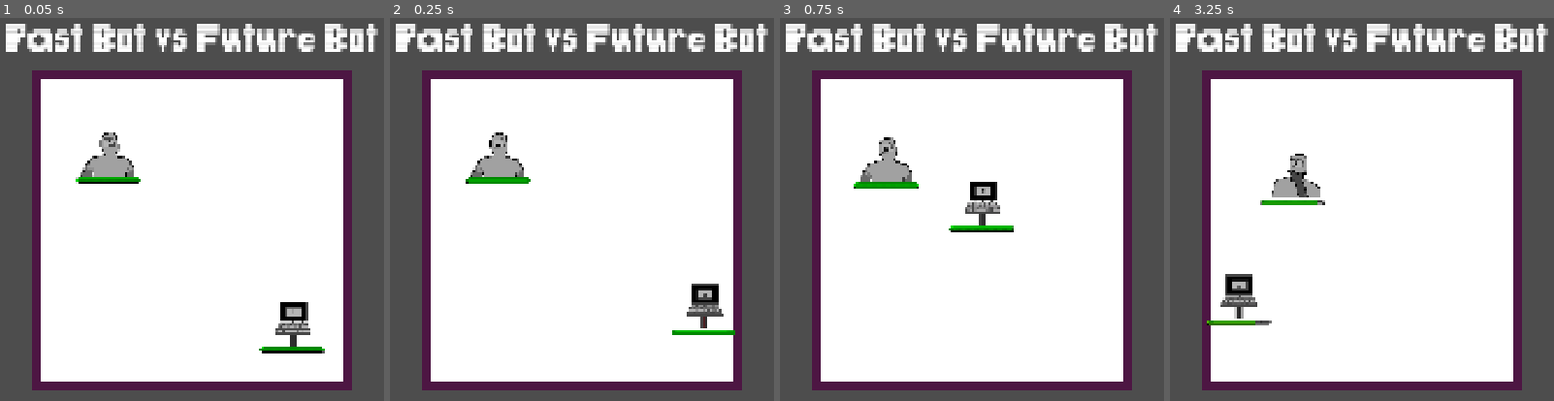
Above: before the commit, frames 1-4 (left to right).
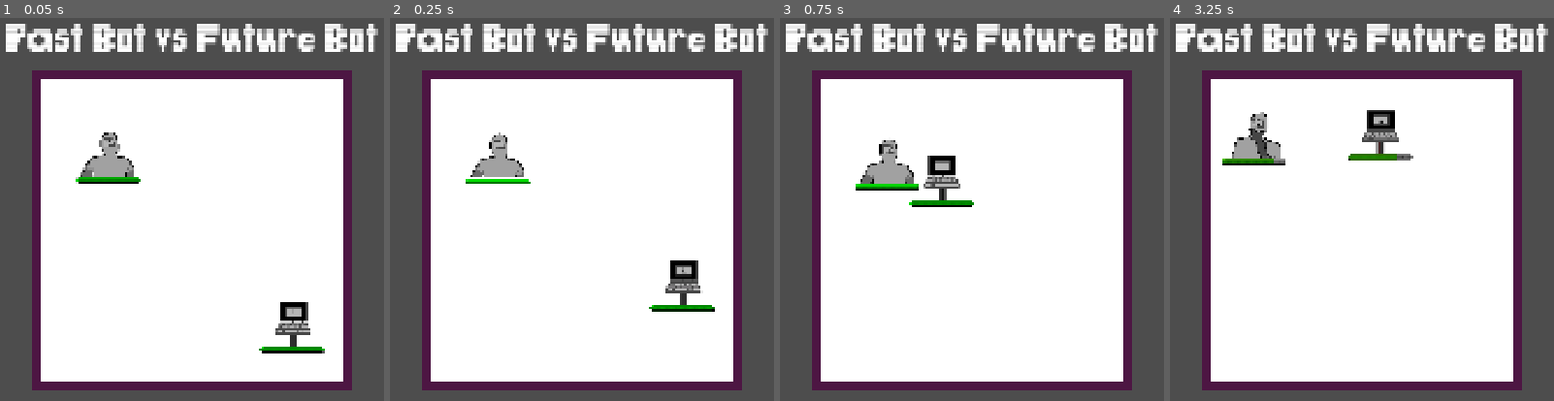
Above: after the commit, the same moments.

Repository: JBRana250/BitBoxBattles
Game: Godot game, scene res://battle/battle.tscn
Same seed, same stepped clock (60 frames per second), same inputs: the game is played once before the commit and once after it. The engine's default icon, where the game draws it, is replaced by a stand-in: a white triangle on a blue panel in a dark square.
Inputs (mouse positions are in pixels of both pictures, inside the frame that each line leads up to):
- Up to frame 1 (0.05 s): no input
- Up to frame 2 (0.25 s): no input
- Up to frame 3 (0.75 s): tap Enter at 0.5, 0.6 s; move the mouse to (1140, 209) at 0.52 s; hold Right from 0.53 s (still down); click (1140, 209) at 0.67 s
- Up to frame 4 (3.25 s): tap Space at 0.77 s; release Right at 1.25 s; drag from (1208, 251) to (1323, 316) at 1.27 s; move the mouse to (1438, 132) at 2.02 s; hold Right 2.03-2.75 s; tap Delete at 2.1 s; drag from (1323, 316) to (outside the picture) at 2.77 s

Frame 1 is identical in both runs. In frame 2, 2.2% of the frame differs, in the area x 19-90%, y 29-83%; in frame 3, 2.6%; in frame 4, 4.2%, in the area x 9-64%, y 24-81%.

Commit message:
refactor: create fighter property resources as containers for properties

Diff:
--- a/battle/battle.tscn
+++ b/battle/battle.tscn
@@ -3,18 +3,82 @@
 [ext_resource type="Texture2D" uid="uid://drciia5lg1cxo" path="res://textures/white_square_texture.png" id="1_mqutd"]
 [ext_resource type="FontFile" uid="uid://dbykyhloqml1k" path="res://themes/PixelDragz.ttf" id="2_tiqy5"]
 [ext_resource type="Script" uid="uid://cg6bu0aawho42" path="res://battle/title_label.gd" id="3_4mnim"]
+[ext_resource type="Script" uid="uid://bbyqng0l5d8mh" path="res://battle/fighter/fighter_property_resources/fighter_init_resource.gd" id="4_qybyd"]
+[ext_resource type="Script" uid="uid://blqpe5hp7jofi" path="res://battle/fighter/fighter_property_resources/fighter_health_resource.gd" id="5_rgsk0"]
 [ext_resource type="Script" uid="uid://d0juuwk2fard8" path="res://battle/retry_button.gd" id="6_l1kiu"]
+[ext_resource type="Script" uid="uid://rg6n5h53gu5k" path="res://battle/fighter/fighter_property_resources/fighter_contact_resource.gd" id="6_tkkqt"]
 [ext_resource type="Script" uid="uid://brhj2j6a17vlr" path="res://battle/battle_start_manager.gd" id="7_7fucf"]
+[ext_resource type="Script" uid="uid://bpymebmol4evd" path="res://battle/fighter/fighter_property_resources/fighter_texture_resource.gd" id="7_eu6g2"]
 [ext_resource type="PackedScene" uid="uid://crb4208838c1l" path="res://battle/fighter_spawner.tscn" id="7_iorop"]
 [ext_resource type="Texture2D" uid="uid://deojq6or0epof" path="res://textures/future_robot_idle.png" id="8_hvjow"]
 [ext_resource type="PackedScene" uid="uid://fwomuuw06drq" path="res://battle/fighter/fighter.tscn" id="8_iorop"]
 [ext_resource type="Texture2D" uid="uid://bnkcbjk3hunw8" path="res://textures/future_robot_thinking.png" id="9_qybyd"]
 [ext_resource type="Script" uid="uid://bxp2m8nkthwia" path="res://battle/fighters.gd" id="9_rxlun"]
+[ext_resource type="Script" uid="uid://b70xtb2eos81q" path="res://battle/fighter/fighter_property_resources/fighter_dash_resource.gd" id="10_a56dj"]
 [ext_resource type="Texture2D" uid="uid://b71jpmvkmwfv8" path="res://textures/past_robot_idle.png" id="10_eu6g2"]
 [ext_resource type="Texture2D" uid="uid://cfcxo13hw6tav" path="res://textures/past_robot_thinking.png" id="11_t8p1f"]
 
 [sub_resource type="RectangleShape2D" id="RectangleShape2D_ra0kn"]
 size = Vector2(20, 750)
+
+[sub_resource type="Resource" id="Resource_pqfrt"]
+script = ExtResource("4_qybyd")
+fighter_id = "Future Bot"
+starting_force = 150.0
+fighter_mass = 1.0
+metadata/_custom_type_script = "uid://bbyqng0l5d8mh"
+
+[sub_resource type="Resource" id="Resource_qybyd"]
+script = ExtResource("5_rgsk0")
+max_health = 100
+metadata/_custom_type_script = "uid://blqpe5hp7jofi"
+
+[sub_resource type="Resource" id="Resource_eu6g2"]
+script = ExtResource("6_tkkqt")
+contact_damage = 25
+contact_cooldown = 4.0
+metadata/_custom_type_script = "uid://rg6n5h53gu5k"
+
+[sub_resource type="Resource" id="Resource_crpow"]
+script = ExtResource("7_eu6g2")
+active_image = ExtResource("8_hvjow")
+inactive_image = ExtResource("9_qybyd")
+metadata/_custom_type_script = "uid://bpymebmol4evd"
+
+[sub_resource type="Resource" id="Resource_t8p1f"]
+script = ExtResource("10_a56dj")
+accel_dash_force = 1000.0
+accel_dash_cooldown = 4.0
+metadata/_custom_type_script = "uid://b70xtb2eos81q"
+
+[sub_resource type="Resource" id="Resource_phvbk"]
+script = ExtResource("4_qybyd")
+fighter_id = "Past Bot"
+starting_force = 500.0
+fighter_mass = 0.1
+metadata/_custom_type_script = "uid://bbyqng0l5d8mh"
+
+[sub_resource type="Resource" id="Resource_sf8fp"]
+script = ExtResource("5_rgsk0")
+max_health = 100
+metadata/_custom_type_script = "uid://blqpe5hp7jofi"
+
+[sub_resource type="Resource" id="Resource_ihybe"]
+script = ExtResource("6_tkkqt")
+contact_damage = 10
+metadata/_custom_type_script = "uid://rg6n5h53gu5k"
+
+[sub_resource type="Resource" id="Resource_dxsh4"]
+script = ExtResource("7_eu6g2")
+active_image = ExtResource("10_eu6g2")
+inactive_image = ExtResource("11_t8p1f")
+metadata/_custom_type_script = "uid://bpymebmol4evd"
+
+[sub_resource type="Resource" id="Resource_220ih"]
+script = ExtResource("10_a56dj")
+accel_dash_force = 50.0
+accel_dash_cooldown = 0.5
+metadata/_custom_type_script = "uid://b70xtb2eos81q"
 
 [sub_resource type="LabelSettings" id="LabelSettings_mqutd"]
 font = ExtResource("2_tiqy5")
@@ -66,30 +130,21 @@
 position = Vector2(752, 340)
 fighter_scene = ExtResource("8_iorop")
 spawn_parent = NodePath("../../Fighters")
-fighter_id = "Future Bot"
-contact_damage = 25
-contact_cooldown = 5.0
-starting_health = 100
-starting_force = 150.0
-mass = 10.0
-dash_force = 1000.0
-dash_cooldown = 5.0
-active_image = ExtResource("8_hvjow")
-inactive_image = ExtResource("9_qybyd")
+init_resource = SubResource("Resource_pqfrt")
+health_resource = SubResource("Resource_qybyd")
+contact_resource = SubResource("Resource_eu6g2")
+texture_resource = SubResource("Resource_crpow")
+dash_resource = SubResource("Resource_t8p1f")
 
 [node name="FighterSpawner2" parent="Spawners" unique_id=1444415074 node_paths=PackedStringArray("spawn_parent") instance=ExtResource("7_iorop")]
 position = Vector2(1187, 778)
 fighter_scene = ExtResource("8_iorop")
 spawn_parent = NodePath("../../Fighters")
-fighter_id = "Past Bot"
-contact_damage = 10
-starting_health = 100
-starting_force = 500.0
-mass = 1.0
-dash_force = 50.0
-dash_cooldown = 0.5
-active_image = ExtResource("10_eu6g2")
-inactive_image = ExtResource("11_t8p1f")
+init_resource = SubResource("Resource_phvbk")
+health_resource = SubResource("Resource_sf8fp")
+contact_resource = SubResource("Resource_ihybe")
+texture_resource = SubResource("Resource_dxsh4")
+dash_resource = SubResource("Resource_220ih")
 
 [node name="Fighters" type="Node2D" parent="." unique_id=660823832]
 script = ExtResource("9_rxlun")
@@ -122,11 +177,4 @@
 [node name="BattleStartManager" type="Node" parent="Components" unique_id=1073837026]
 script = ExtResource("7_7fucf")
 
-[node name="BattleStartTimer" type="Timer" parent="Components/BattleStartManager" unique_id=1952246195]
-wait_time = 0.1
-one_shot = true
-autostart = true
-
 [connection signal="pressed" from="CanvasLayer/RetryButton" to="CanvasLayer/RetryButton" method="_on_pressed"]
-[connection signal="timeout" from="Components/BattleStartManager/BattleStartTimer" to="Components/BattleStartManager" method="_on_timer_timeout"]
-[connection signal="timeout" from="Components/BattleStartManager/BattleStartTimer" to="Components/BattleStartManager" method="_on_battle_start_timer_timeout"]
--- a/battle/battle_start_manager.gd
+++ b/battle/battle_start_manager.gd
@@ -4,9 +4,6 @@
 	BattleEventBus.start_battle.connect(_start_battle)
 	BattleEventBus.start_battle.emit()
 
-func _on_battle_start_timer_timeout() -> void:
-	_start_battle()
-
 func _start_battle() -> void:
 	BattleEventBus.clear_fighters.emit()
 	BattleEventBus.spawn_fighters.emit()
--- a/battle/fighter/fighter.gd
+++ b/battle/fighter/fighter.gd
@@ -17,21 +17,27 @@
 @export var fighter_id: String
 
 @warning_ignore("shadowed_variable", "shadowed_variable_base_class")
-func init_fighter(fighter_id: String, max_health: int, contact_damage: int, contact_cooldown: float, position: Vector2, rotation: float, active_image: Texture, inactive_image: Texture, starting_force: float, mass: float, accel_dash_force: float, accel_dash_cooldown: float) -> void:
-	self.fighter_id = fighter_id
-	self.position = position
-	self.rotation = rotation
-	self.current_health = max_health
-	self.contact_damage = contact_damage
-	self.contact_cooldown = contact_cooldown
-	self.mass = mass
+func init_fighter(init_resource: FighterInitResource, health_resource: FighterHealthResource,
+contact_resource: FighterContactResource, texture_resource: FighterTextureResource,
+dash_resource: FighterDashResource) -> void:
 
-	fighter_sprite_manager.init_sprites(active_image, inactive_image)
+	self.fighter_id = init_resource.fighter_id
+	self.position = init_resource.position
+	self.rotation = init_resource.rotation
+	self.mass = init_resource.fighter_mass / 10
+
+	self.current_health = health_resource.max_health
+
+	self.contact_damage = contact_resource.contact_damage
+	self.contact_cooldown = contact_resource.contact_cooldown
+
+
+	fighter_sprite_manager.init_sprites(texture_resource.active_image, texture_resource.inactive_image)
 	fighter_state_machine.init_states()
-	fighter_health_manager.init_health(max_health)
-	fighter_dash_manager.init_dash(accel_dash_force, accel_dash_cooldown)
+	fighter_health_manager.init_health(health_resource.max_health)
+	fighter_dash_manager.init_dash(dash_resource.accel_dash_force, dash_resource.accel_dash_cooldown)
 
-	apply_force(global_transform.x * starting_force)
+	apply_force(global_transform.x * init_resource.starting_force)
 
 func get_state():
 	return fighter_state_machine.get_state()
--- a/battle/fighter/fighter.tscn
+++ b/battle/fighter/fighter.tscn
@@ -116,7 +116,6 @@
 accel_dash_timer = NodePath("accelDashTimer")
 
 [node name="accelDashTimer" type="Timer" parent="Components/FighterDashManager" unique_id=210372534]
-autostart = true
 
 [connection signal="body_entered" from="." to="Components/FighterCollisionManager" method="_on_fighter_body_entered"]
 [connection signal="timeout" from="Components/FighterStateMachine/InactiveTimer" to="Components/FighterStateMachine" method="_on_inactive_timer_timeout"]
--- a/battle/fighter/fighter_dash_manager.gd
+++ b/battle/fighter/fighter_dash_manager.gd
@@ -8,7 +8,9 @@
 	if (accel_dash_force == 0):
 		return # no accel dash
 	self.force = accel_dash_force
-	accel_dash_timer.wait_time = accel_dash_force
+	accel_dash_timer.wait_time = accel_dash_cooldown
+	await accel_dash_timer.tree_entered
+	accel_dash_timer.start()
 
 func _on_accel_dash_timer_timeout() -> void:
 	owner.apply_force(owner.linear_velocity.normalized() * force)
--- /dev/null
+++ b/battle/fighter/fighter_property_resources/fighter_contact_resource.gd
@@ -0,0 +1,4 @@
+class_name FighterContactResource extends Resource
+
+@export var contact_damage: int
+@export var contact_cooldown: float
--- /dev/null
+++ b/battle/fighter/fighter_property_resources/fighter_dash_resource.gd
@@ -0,0 +1,4 @@
+class_name FighterDashResource extends Resource
+
+@export var accel_dash_force: float
+@export var accel_dash_cooldown: float
--- /dev/null
+++ b/battle/fighter/fighter_property_resources/fighter_health_resource.gd
@@ -0,0 +1,3 @@
+class_name FighterHealthResource extends Resource
+
+@export var max_health: int
--- /dev/null
+++ b/battle/fighter/fighter_property_resources/fighter_init_resource.gd
@@ -0,0 +1,7 @@
+class_name FighterInitResource extends Resource
+
+@export var fighter_id: String
+@export var position: Vector2
+@export var rotation: float
+@export var starting_force: float
+@export var fighter_mass: float
--- /dev/null
+++ b/battle/fighter/fighter_property_resources/fighter_texture_resource.gd
@@ -0,0 +1,4 @@
+class_name FighterTextureResource extends Resource
+
+@export var active_image: Texture
+@export var inactive_image: Texture
--- a/battle/fighter_spawner.gd
+++ b/battle/fighter_spawner.gd
@@ -5,22 +5,19 @@
 @export var spawn_parent: Node2D
 
 @export_group("Properties")
-@export var fighter_id: String
-@export var contact_damage: int
-@export var contact_cooldown: float
-@export var starting_health: int
-@export var starting_force: float
-@export var mass: float
-@export var accel_dash_force: float
-@export var accel_dash_cooldown: float
-@export var active_image: Texture
-@export var inactive_image: Texture
+@export var init_resource: FighterInitResource
+@export var health_resource: FighterHealthResource
+@export var contact_resource: FighterContactResource
+@export var texture_resource: FighterTextureResource
+@export var dash_resource: FighterDashResource
 
 func _ready() -> void:
 	BattleEventBus.spawn_fighters.connect(_spawn_fighter)
 
 func _spawn_fighter() -> void:
 	var fighter_instance: Fighter = fighter_scene.instantiate()
-	fighter_instance.init_fighter(fighter_id, starting_health, contact_damage, contact_cooldown, position, randf_range(0.0, TAU), active_image, inactive_image, starting_force, mass/100, accel_dash_force, accel_dash_cooldown)
+	init_resource.position = self.position
+	init_resource.rotation = randf_range(0, TAU)
+	fighter_instance.init_fighter(init_resource, health_resource, contact_resource, texture_resource, dash_resource)
 
 	spawn_parent.add_child(fighter_instance)
Not shown, added: battle/fighter/fighter_property_resources/fighter_contact_resource.gd.uid
Not shown, added: battle/fighter/fighter_property_resources/fighter_dash_resource.gd.uid
Not shown, added: battle/fighter/fighter_property_resources/fighter_health_resource.gd.uid
Not shown, added: battle/fighter/fighter_property_resources/fighter_init_resource.gd.uid
Not shown, added: battle/fighter/fighter_property_resources/fighter_texture_resource.gd.uid
